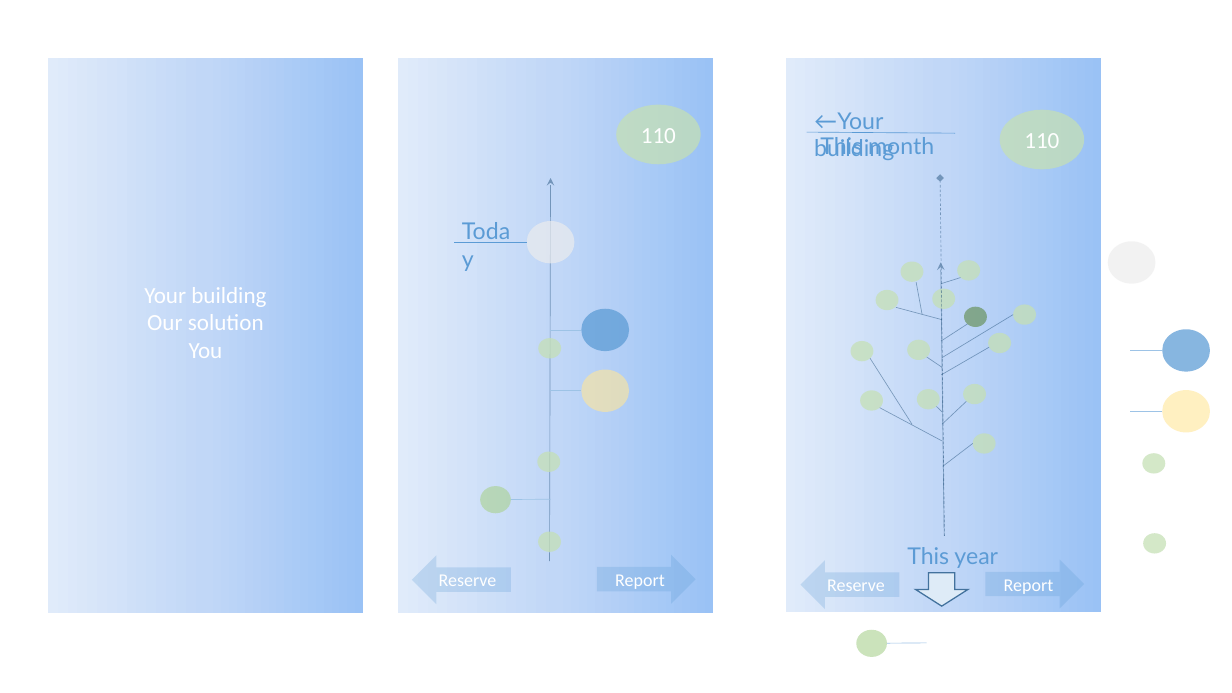
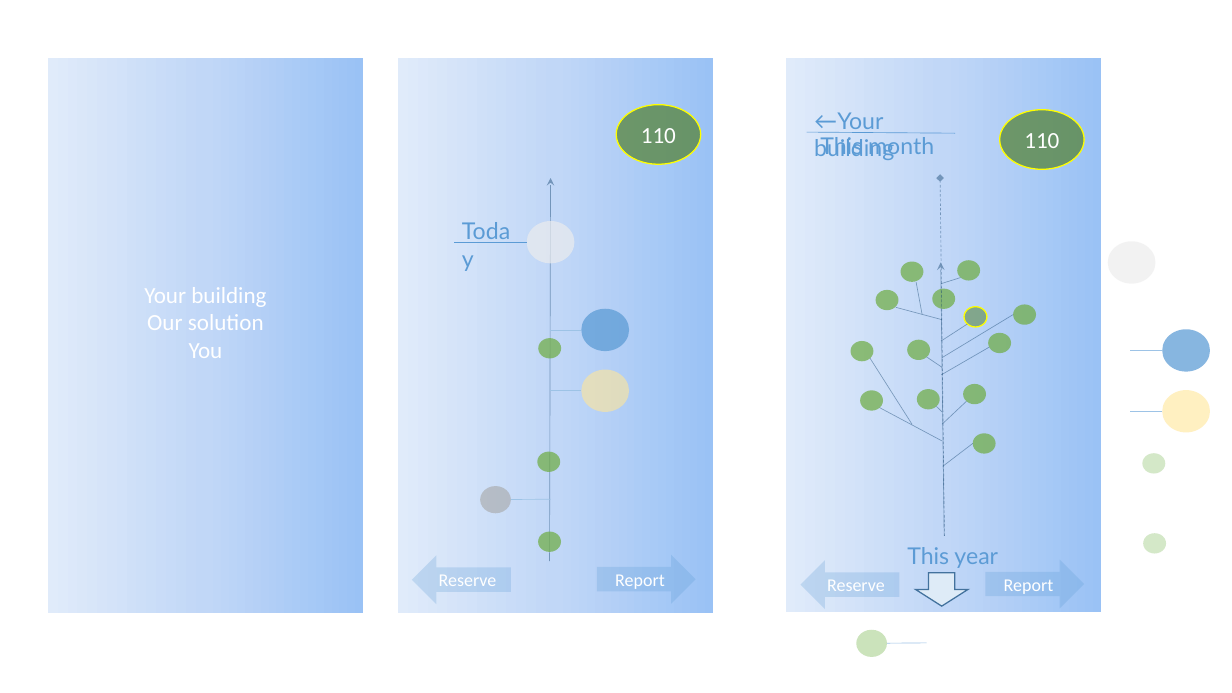
Before and after one commit to Zaelot/Junction2016OfficeEfficiency, a slide deck: slide 1 of Invision app mockup screens v2.pptx. Drawn at 1232x693 pixels with LibreOffice and Linux fonts; fonts in the diff are those of the drawing. Boxes give left, top, right and bottom in pixels: in the first picture for what was removed or moved away, otherwise in the second. Text is boxed around its words. In the diff, an @@ line names an element or a change of style, - is before the commit and + after.

Commit message:
Update

```diff
--- a/Invision app mockup screens v2.pptx
+++ b/Invision app mockup screens v2.pptx
@@ ellipse "110" at bbox=[616, 104, 701, 165]: fill #C5E0B4 at 73% opacity to #548235 at 73% opacity; outline none to #FFFF00 1 pt @@
@@ ellipse "110" at bbox=[1000, 110, 1084, 170]: fill #C5E0B4 at 73% opacity to #548235 at 73% opacity; outline none to #FFFF00 1 pt @@
@@ ellipse at bbox=[964, 307, 987, 327]: outline none to #FFFF00 1 pt @@
@@ fill #C5E0B4 at 73% opacity to #70AD47 at 73% opacity in 15 elements at bbox=[539, 338, 562, 359], bbox=[538, 452, 561, 472], bbox=[538, 531, 561, 552], bbox=[860, 390, 884, 410], bbox=[851, 341, 874, 361], bbox=[876, 290, 899, 311], bbox=[901, 262, 924, 282], bbox=[917, 389, 940, 409], bbox=[908, 340, 931, 360], bbox=[933, 288, 956, 309], bbox=[958, 261, 981, 281], bbox=[973, 433, 996, 454], bbox=[963, 384, 986, 404], bbox=[988, 333, 1011, 353], bbox=[1014, 305, 1037, 325] @@
@@ ellipse at bbox=[481, 486, 511, 513]: fill #A9D18E at 60% opacity to #A6A6A6 at 60% opacity @@
```
Also in this commit, not shown: 2 other slides changed, 1 slide added.
